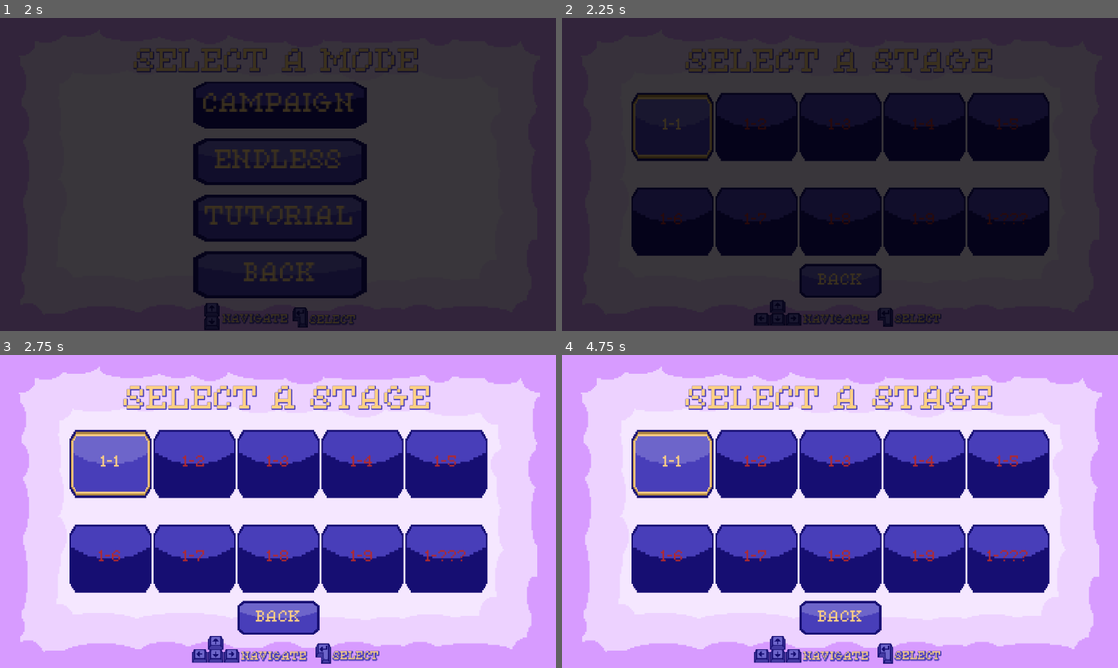
Above: before the commit, frames 1-4 (two rows, left to right).
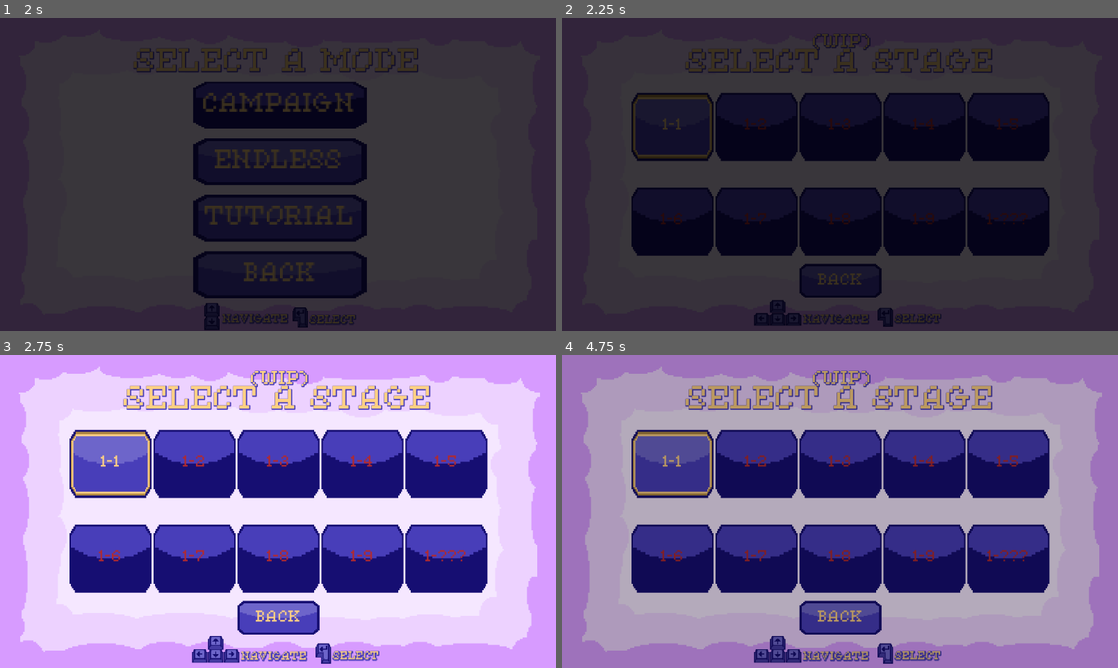
Above: after the commit, the same moments.

Repository: jacio-m/DreamRunner
Game: Godot game, scene res://HUD/main_menu.tscn
The game is run twice, just before and just after one commit, with the same random seed, the same clock (stepped at 60 frames per second) and the same inputs. Sound files missing from this copy of the repository are replaced by a short silence.
Inputs:
- Up to frame 1 (2 s): tap Enter (ui_accept) at 0.5, 0.77, 1.52 s; hold Right (ui_right) from 0.53 s (still down)
- Up to frame 2 (2.25 s): release Right (ui_right) at 2.03 s; hold Left (ui_left) from 2.03 s (still down)
- Up to frame 3 (2.75 s): keep holding Left (ui_left)
- Up to frame 4 (4.75 s): release Left (ui_left) at 2.78 s; hold Right (ui_right) 2.78-4.28 s; tap Enter (ui_accept) at 3.02, 3.5, 3.77, 4.52 s; hold Left (ui_left) from 4.28 s (still down)

Frame 1 is identical in both runs. In frame 2, 0.2% of the frame differs, in the area x 45-56%, y 5-11%; in frame 3, 0.3%; in frame 4, 100%, in the area x 0-100%, y 0-100%.

Commit message:
Added Sound Feedback for Disabled Button Presses
Plays the "purchase failed" sound when interacting with locked buttons. Button 1-1 no longer triggers sound on scene load. Added WIP label and placeholder function for future stage access via button 1-1.

Diff:
--- a/HUD/stage_selection.tscn
+++ b/HUD/stage_selection.tscn
@@ -381,6 +381,22 @@
 sprite_frames = SubResource("SpriteFrames_4kcg7")
 animation = &"Right Key"
 
+[node name="WIP" type="Label" parent="."]
+anchors_preset = 5
+anchor_left = 0.5
+anchor_right = 0.5
+offset_left = -56.0
+offset_top = 32.0
+offset_right = 324.0
+offset_bottom = 86.0
+grow_horizontal = 2
+theme_override_colors/font_color = Color(1, 0.819608, 0.513726, 1)
+theme_override_colors/font_shadow_color = Color(0.282353, 0.243137, 0.72549, 1)
+theme_override_constants/shadow_outline_size = 6
+theme_override_fonts/font = ExtResource("2_xbaqf")
+theme_override_font_sizes/font_size = 35
+text = "(WIP)"
+
 [connection signal="focus_entered" from="StageSelectionContainer/UpRow/1-1" to="StageSelectionContainer" method="_on__focus_entered"]
 [connection signal="focus_entered" from="StageSelectionContainer/UpRow/1-2" to="StageSelectionContainer" method="_on__focus_entered"]
 [connection signal="focus_entered" from="StageSelectionContainer/UpRow/1-3" to="StageSelectionContainer" method="_on__focus_entered"]
--- a/HUD/stage_selection_container.gd
+++ b/HUD/stage_selection_container.gd
@@ -1,15 +1,25 @@
 extends VBoxContainer
 
 func _ready():
+	$"UpRow/1-1".focus_entered.disconnect(_on__focus_entered)
+	$"UpRow/1-1".grab_focus()
+	$"UpRow/1-1".focus_entered.connect(_on__focus_entered)
 	$"../ConfirmLabel/EnterKey".play()
 	$"../NavigateLabel/UpKey".play()
 	$"../NavigateLabel/DownKey".play()
 	$"../NavigateLabel/LeftKey".play()
 	$"../NavigateLabel/RightKey".play()
-	$"UpRow/1-1".grab_focus()
 	$Back/BackButton.pressed.connect(back)
+	$"UpRow/1-1".pressed.connect(play1_1)
 	lock_stages()
 	enable_stages()
+
+func play1_1():
+	MusicManager.play_SFX("res://Sounds/entersound.ogg")
+	$"UpRow/1-1".release_focus()
+	var pressed_style = $"UpRow/1-1".get("theme_override_styles/pressed")
+	$"UpRow/1-1".add_theme_stylebox_override("normal", pressed_style)
+	FadeAnimation.fade_to_scene("res://HUD/mode_select.tscn")
 
 func back():
 	MusicManager.play_SFX("res://Sounds/entersound.ogg")
@@ -55,5 +65,11 @@
 	if focused == null or not focused is Button:
 		$"UpRow/1-1".grab_focus()
 
+func _unhandled_input(event):
+	if event is InputEventKey and event.pressed and event.keycode == KEY_ENTER:
+		var focused = get_viewport().gui_get_focus_owner()
+		if focused is Button and focused.disabled:
+			MusicManager.play_SFX("res://Sounds/purchasefailed.mp3")
+
 func _on__focus_entered():
 	MusicManager.play_SFX("res://Sounds/selectingsound.ogg")
